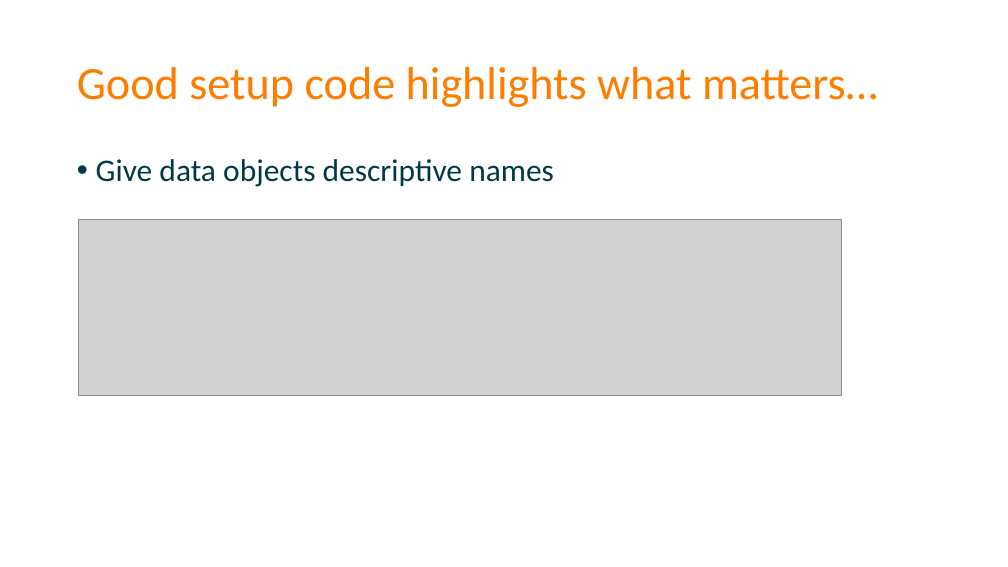
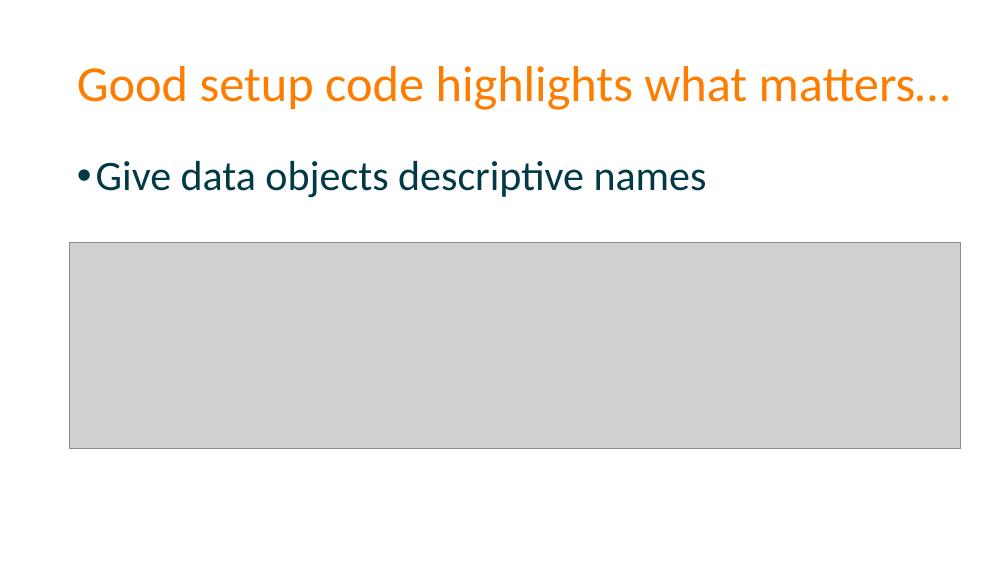
Before and after one commit to spetryjohnson/Talk-Patterns_of_Effective_Test_Setup, a slide deck: slide 34 of POETS - CodeMash 2017.pptx (slide 38 before the commit). Drawn at 1008x567 pixels with LibreOffice and Linux fonts; fonts in the diff are those of the drawing; grey boxes stand for pictures. Boxes give left, top, right and bottom in pixels: in the first picture for what was removed or moved away, otherwise in the second. Text is boxed around its words. In the diff, an @@ line names an element or a change of style, - is before the commit and + after.

Commit message:
Increasing slide font sizes (partial)

```diff
--- a/POETS - CodeMash 2017.pptx
+++ b/POETS - CodeMash 2017.pptx
@@ title "Good setup code highlights what ..." at [77, 66, 950, 110]: size 44 to 48 pt @@
@@ text "Give data objects descriptive names" at [96, 161, 707, 198]: size 30 to 40 pt @@
@@ picture: place and size @@
-picture at [79, 219, 842, 395]
+picture at [70, 243, 961, 449]
```
Also in this commit, not shown: 69 other slides changed, 4 slides removed, 1 other file.
